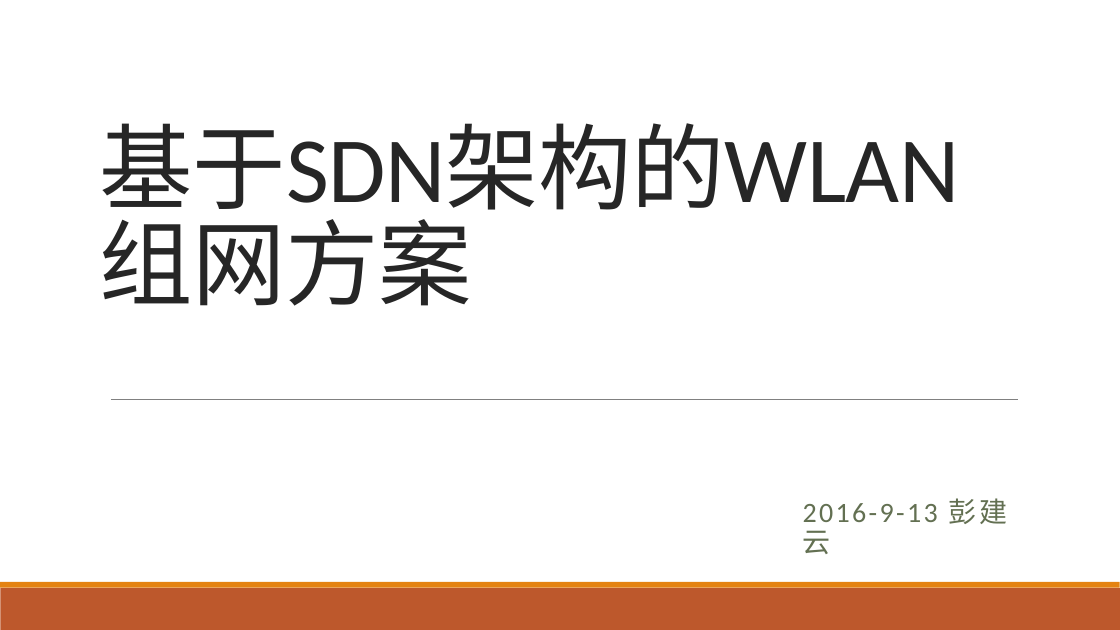
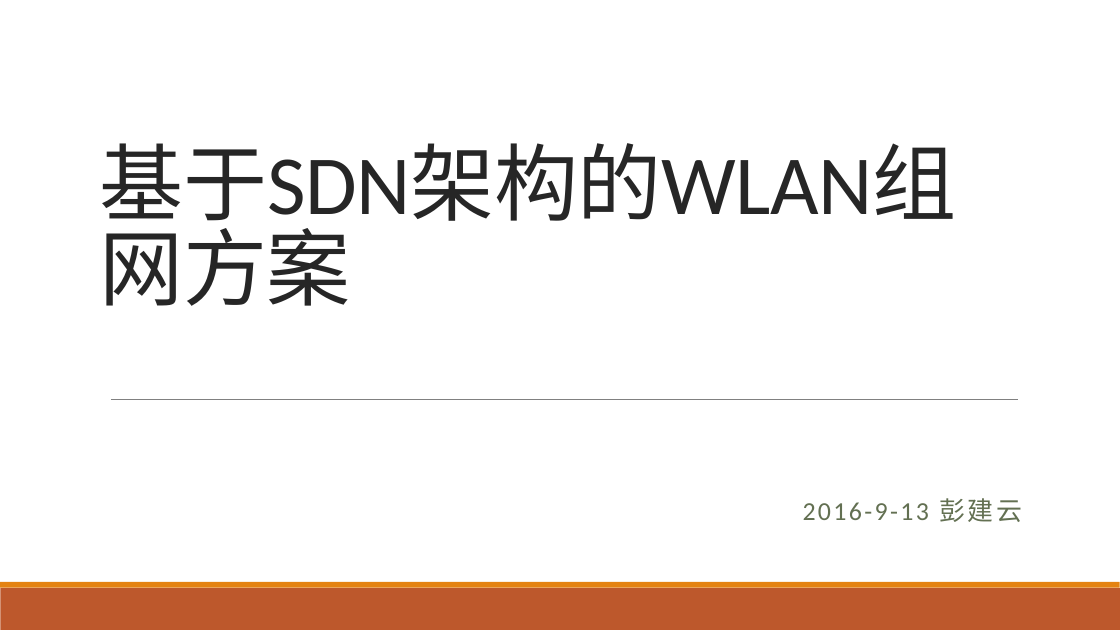
Before and after one commit to gittry1/gittry1.github.io, a slide deck: slide 10 of sysdjsdn/sysdjsdn.pptx. Drawn at 1120x630 pixels with LibreOffice and Linux fonts; fonts in the diff are those of the drawing. Boxes give left, top, right and bottom in pixels: in the first picture for what was removed or moved away, otherwise in the second. Text is boxed around its words. In the diff, an @@ line names an element or a change of style, - is before the commit and + after.

```diff
--- a/sysdjsdn/sysdjsdn.pptx
+++ b/sysdjsdn/sysdjsdn.pptx
@@ title "基于SDN架构的WLAN组网方案" at (x1=100, y1=143, x2=957, y2=235): size 80 to 72 pt @@
@@ subtitle "2016-9-13 彭建云" at (x1=803, y1=498, x2=1022, y2=522): size 24 to 22.2 pt @@
```
Also in this commit, not shown: 2 other slides changed, 40 slides added, 1 other file.
